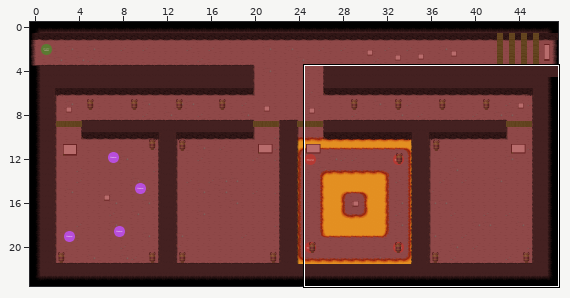
An edit to a level. Tiled map (JSON), assets/tilemaps/level 1-4.json. The picture above shows the old version from afar; the outline marks the close-up.
Close-up. Before the commit:
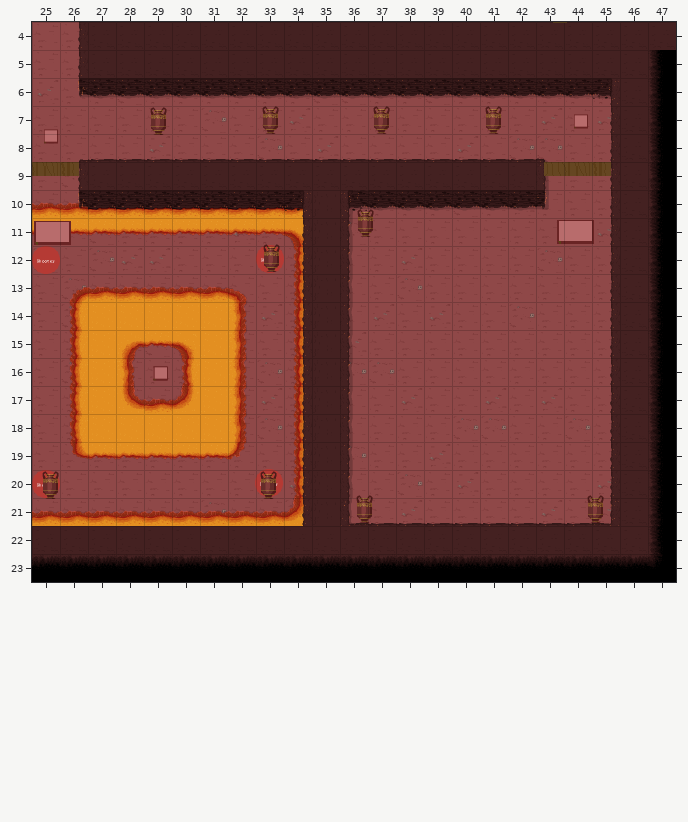
Cells are 64x64 px. Shown: x 25..47, y 4..23. The commit also changed other parts of the map, which this record leaves out.
The result:
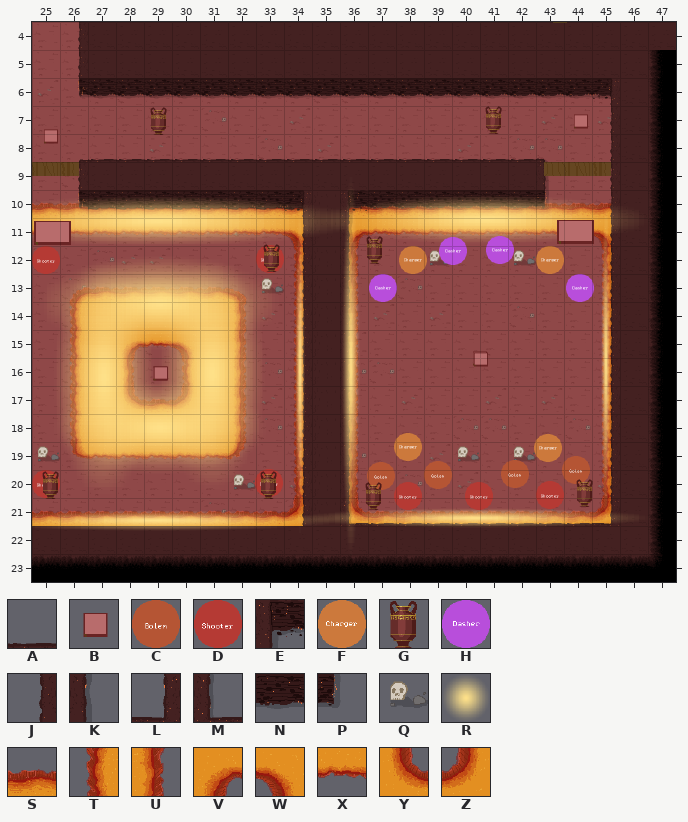
Key: from "tiles 1": A 1, B 4, C 5, D 6, E 12, F 15, G 17, H 18, J 20, K 22, L 23, M 24, N 41, P 42, Q 53, R 56, S 61, T 70, U 72, V 76, W 77, X 81, Y 86, Z 87.
_ is an empty cell.
Objects are placed by their top-left corner, in cells (3,4 is the top-left corner of cell 3,4); size is 1x1 cell unless given.
Edits made:
Layer "1":
y 10: x 36..45 ENNNNNNP_J -> SSSSSSSSSS
y 11: x 36..45 K________J -> VXXXXXXXXW
y 12: x 36 K -> U; x 39 _ -> Q; x 42 _ -> Q; x 45 J -> T
y 13..18: x 36 K -> U; x 45 J -> T
y 19: x 36 K -> U; x 40 _ -> Q; x 42 _ -> Q; x 45 J -> T
y 20: x 36 K -> U; x 45 J -> T
y 21: x 36..45 MAAAAAAAAL -> YSSSSSSSSZ
Layer "2":
y 10: x 36..43 ________ -> ENNNNNNP; x 45 _ -> J
y 11..12: x 36 _ -> K; x 45 _ -> J
y 13: x 33 _ -> Q; x 36 _ -> K; x 45 _ -> J
y 14..18: x 36 _ -> K; x 45 _ -> J
y 19: x 25 _ -> Q; x 36 _ -> K; x 45 _ -> J
y 20: x 32 _ -> Q; x 36 _ -> K; x 45 _ -> J
y 21: x 36..45 __________ -> MAAAAAAAAL
Layer "lights":
added: R at 35.3,10.2 size 11.7x1.8
added: R at 22.3,10.2 size 14.3x1.8
added: R at 25.3,12.4 size 8.5x3.4
added: R at 25.8,16.8 size 7.6x3.3
added: R at 29.5,12.5 size 3.8x8.2
added: R at 25.8,12.5 size 3.6x8.3
added: R at 45.3,10.4 size 0.4x11.6
added: R at 34.6,21.3 size 12.4x0.7
added: R at 22.9,21.4 size 13.2x0.8
added: R at 34.4,10.6 size 0.4x11.6
added: R at 36.1,9.5 size 0.7x13.5
Layer "enemies":
added: H "dasher" at 41.2,11.7
added: H "dasher" at 39.5,11.7
added: F "enemy_1" at 43,12
added: F "enemy_1" at 38.1,12
added: H "dasher" at 37,13
added: H "dasher" at 44.1,13
added: F "enemy_1" at 37.9,18.7
added: F "enemy_1" at 42.9,18.7
added: C "enemy_2" at 43.9,19.5
added: C "enemy_2" at 41.8,19.7
added: C "enemy_2" at 39,19.7
added: C "enemy_2" at 37,19.7
added: D "enemy_3" at 43,20.4
added: D "enemy_3" at 37.9,20.4
added: D "enemy_3" at 40.5,20.4
Layer "interact":
changed: G "vase" at 36.4,10.7 -> G "vase" at 36.8,11.6
changed: G "vase" at 44.6,20.9 -> G "vase" at 44.2,20.3
changed: G "vase" at 36.4,20.9 -> G "vase" at 36.7,20.4
added: B "button" at 40.5,15.5
added: B "button" at 40.5,15.5
removed: G "vase" at 37,7
removed: G "vase" at 33,7
Pixel boxes of the changes (left, top, right, bottom) in both close-ups:
removed: (262, 106, 279, 134)
removed: (373, 106, 390, 134)
changed: (32, 189, 639, 543)
